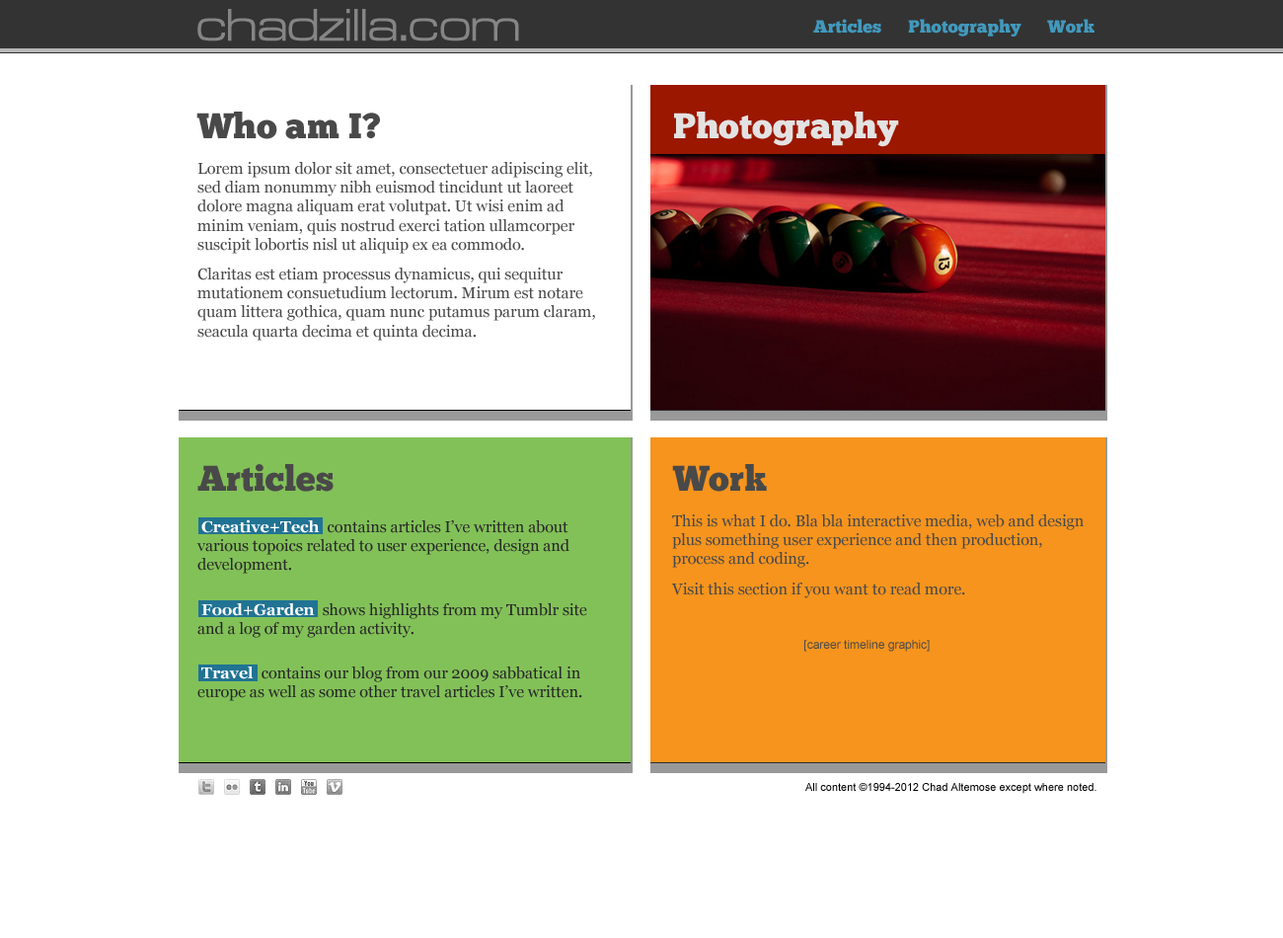
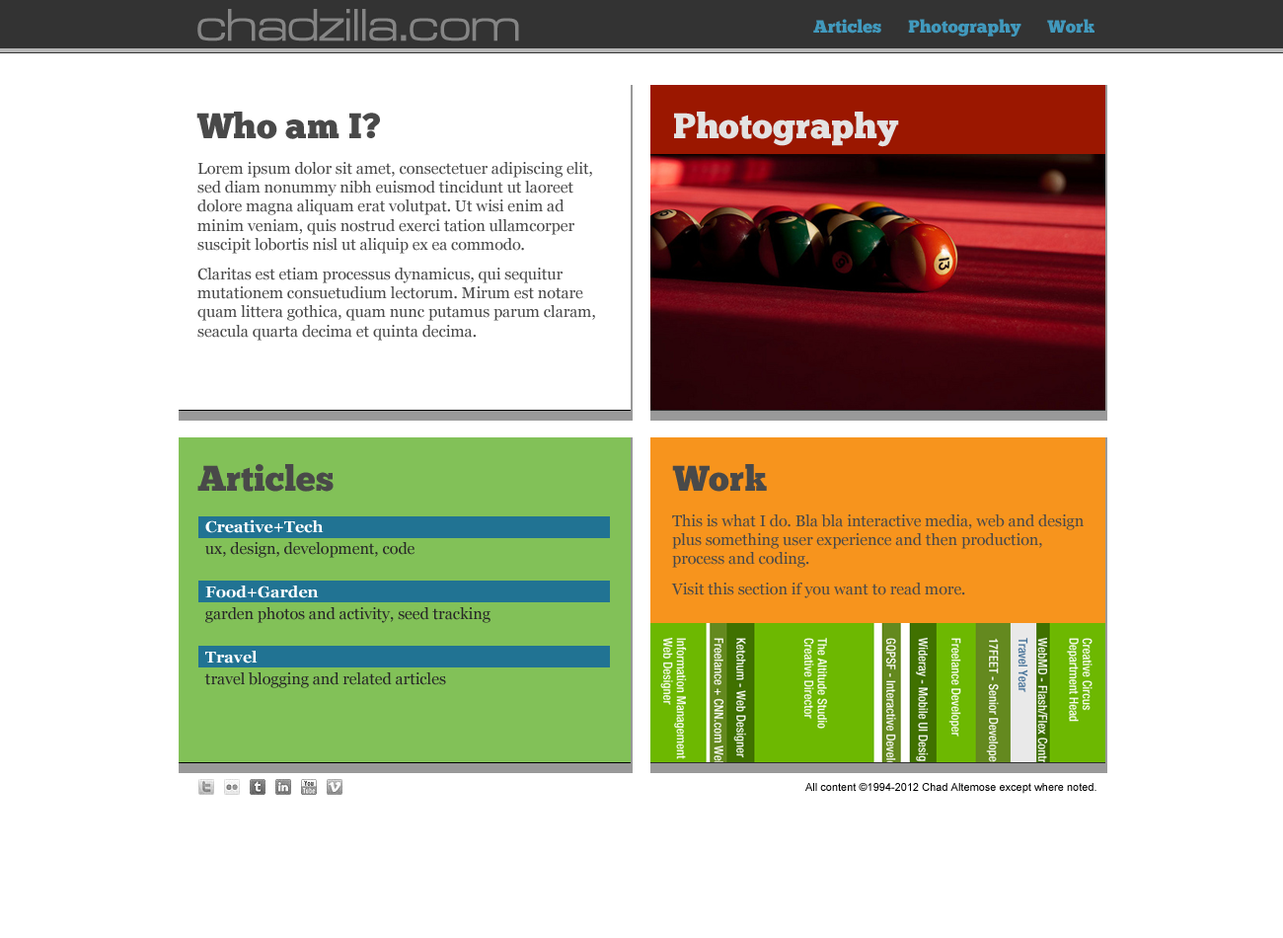
Before/after of a 1283 × 938 layered artwork. What changed in the layer stack:
renamed "Layer 15" to "career gfx", showed it, opacity 20% → 100%, painted on it, unmasked it over [650,622,1106,763]
renamed "Creative+Tech contains articles I’ve written about various to" to "Creative+Tech ux, design, development, code Food+Garden", painted on it over [196,519,588,701]
renamed "Layer 18" to "blue bars", painted on it over [198,516,611,682]
